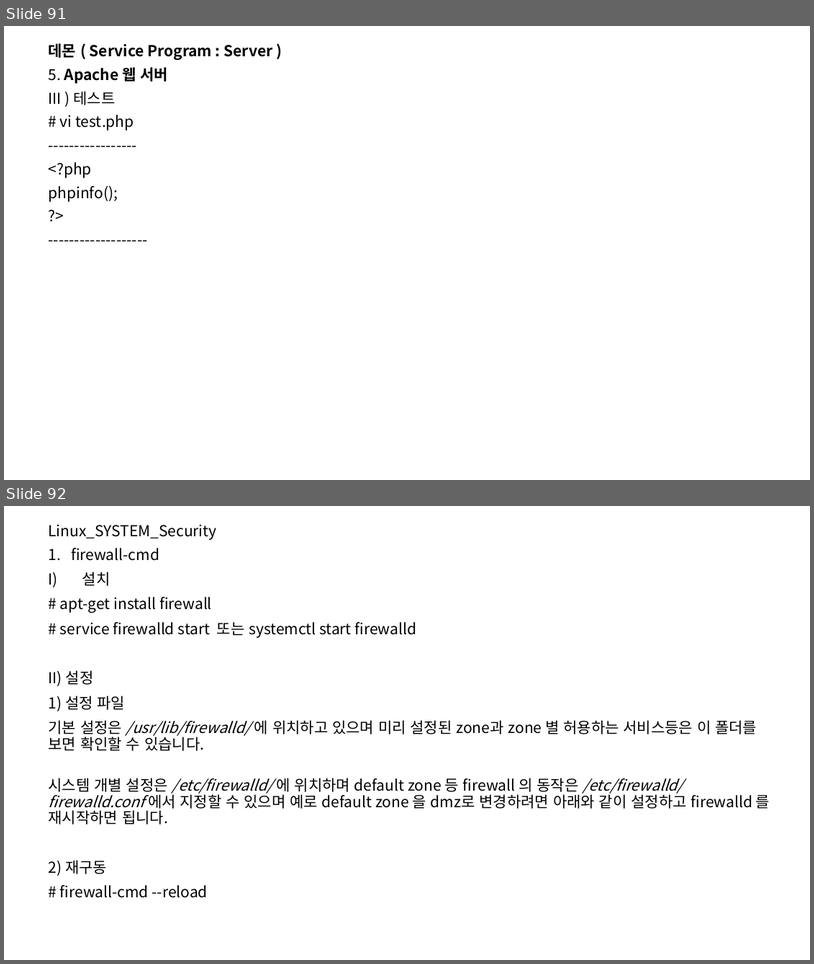
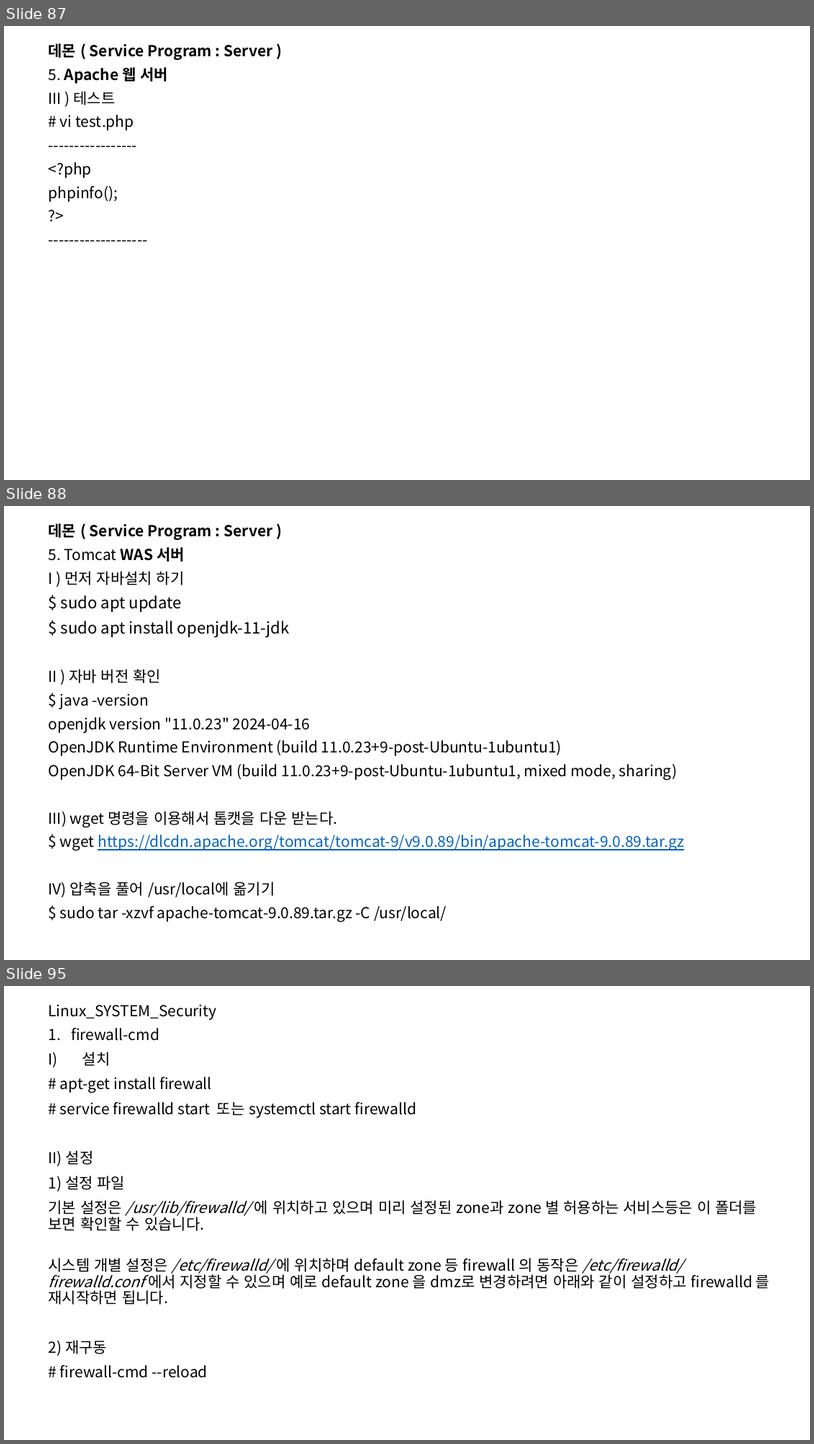
Before and after one commit to SoongMoo/PBL_3st_20231228, a slide deck: linux/리눅스.pptx. Shown one above the other, each under a label of ours: slides 91 and 92 before the commit, slides 87, 88 and 95 after it; the slides between them are not shown. The pictures are 814x964 and 814x1444 pixels, drawn with LibreOffice and Linux fonts; fonts in the diff are those of the drawing. Boxes give left, top, right and bottom in pixels: in the first picture for what was removed or moved away, otherwise in the second. Text is boxed around its words. In the diff, an @@ line names an element or a change of style, - is before the commit and + after.

```diff
--- a/linux/리눅스.pptx
+++ b/linux/리눅스.pptx
@@ slide 88 added at (4,506,810,960), background #FFFFFF @@
@@ subtitle added at (49,523,684,921), 18 pt, text #000000 @@
+데몬 ( Service Program : Server )
+5. Tomcat WAS 서버
+I ) 먼저 자바설치 하기
+$ sudo apt update
+$ sudo apt install openjdk-11-jdk
+II ) 자바 버전 확인
+$ java -version
+openjdk version "11.0.23" 2024-04-16
+OpenJDK Runtime Environment (build 11.0.23+9-post-Ubuntu-1ubuntu1)
+OpenJDK 64-Bit Server VM (build 11.0.23+9-post-Ubuntu-1ubuntu1, mixed mode, sharing)
+III) wget 명령을 이용해서 톰캣을 다운 받는다.
+$ wget https://dlcdn.apache.org/tomcat/tomcat-9/v9.0.89/bin/apache-tomcat-9.0.89.tar.gz
+IV) 압축을 풀어 /usr/local에 옮기기
+$ sudo tar -xzvf apache-tomcat-9.0.89.tar.gz -C /usr/local/
@@ what was slide 91 is now slide 87 @@
@@ what was slide 92 is now slide 95 @@
```
Also in this commit, not shown: 1 slide changed, 6 other slides added, 4 slides removed.
